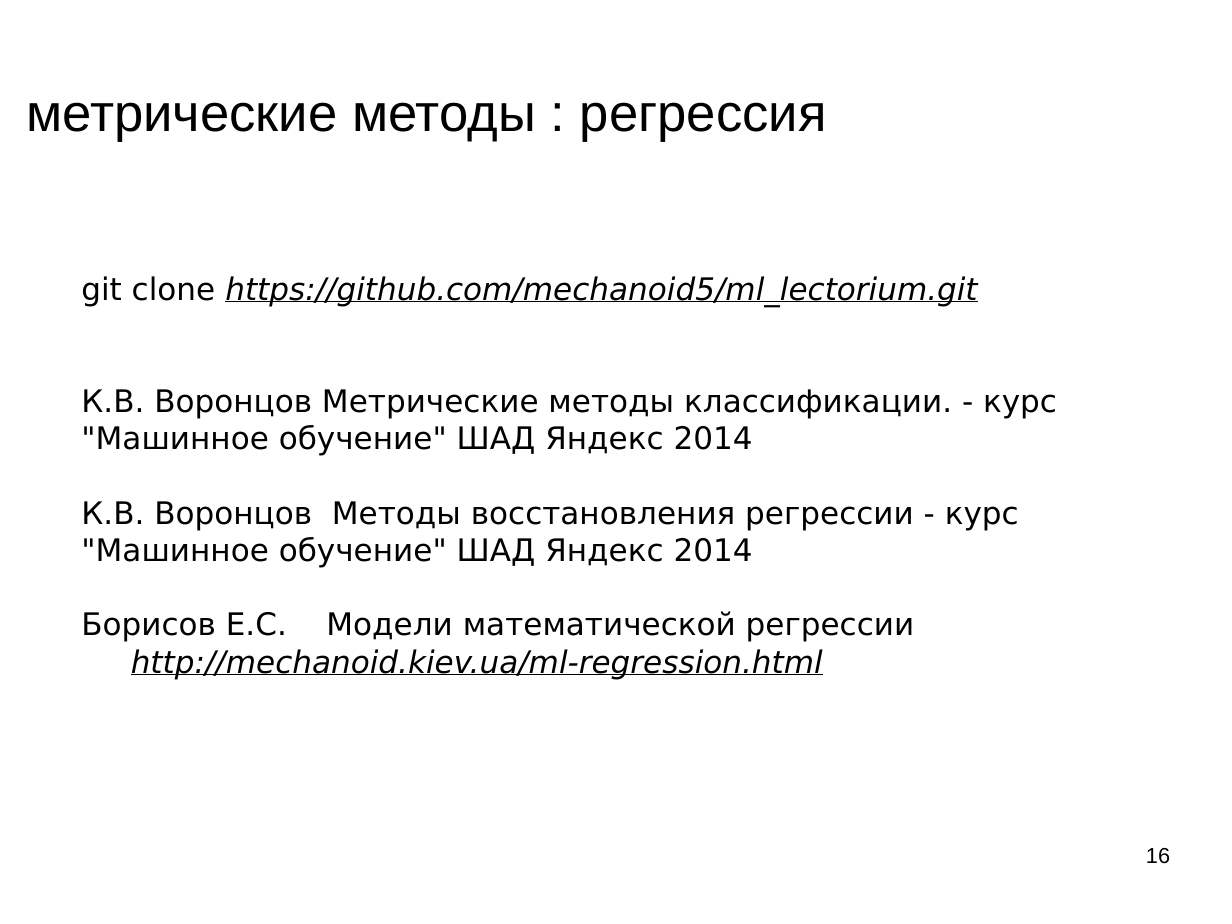
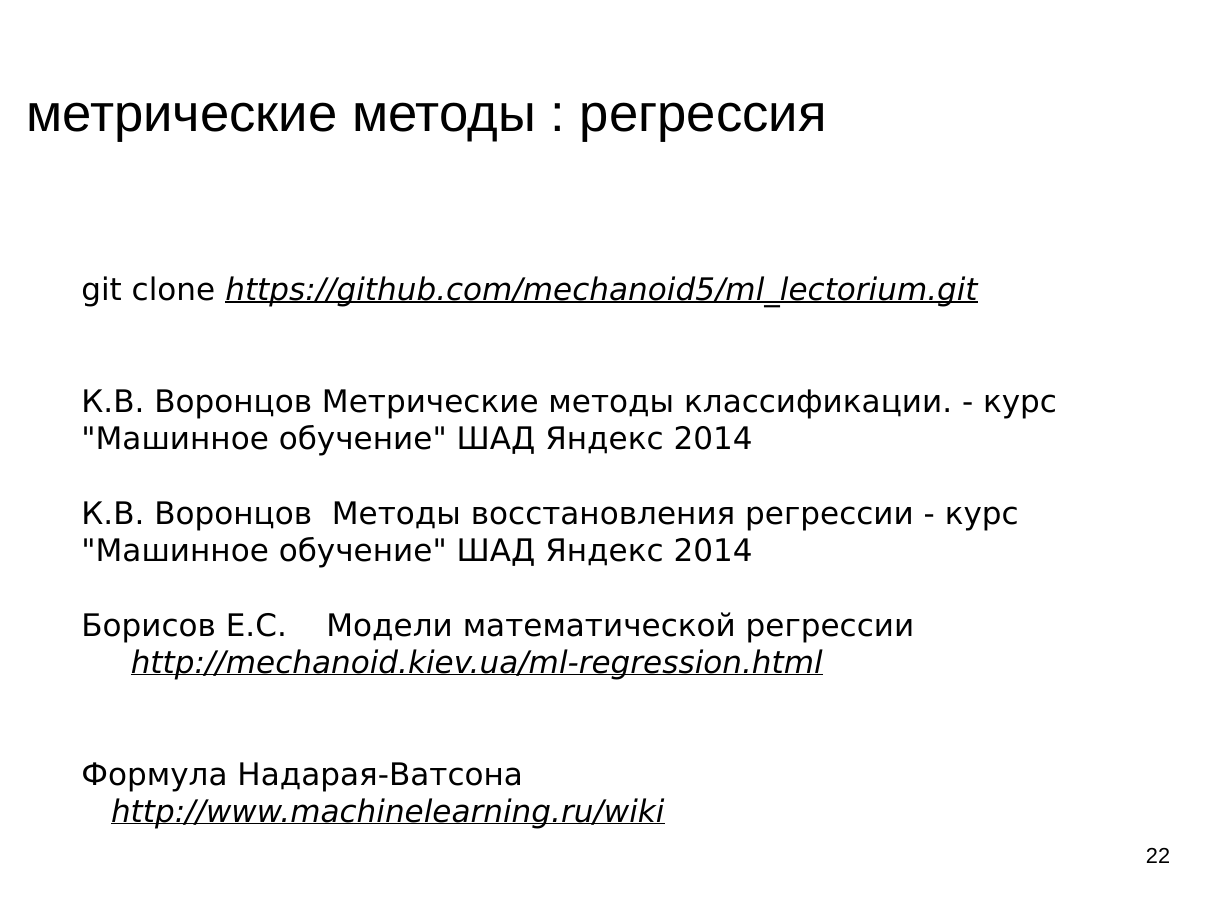
Before and after one commit to mechanoid5/ml_lectorium_legacy, a slide deck: slide 22 of 05-regression-metric.odp (slide 16 before the commit). Drawn at 1232x924 pixels with LibreOffice and Linux fonts; fonts in the diff are those of the drawing; background and template pictures are left out. Boxes give left, top, right and bottom in pixels: in the first picture for what was removed or moved away, otherwise in the second. Text is boxed around its words. In the diff, an @@ line names an element or a change of style, - is before the commit and + after.

```diff
--- a/05-regression-metric.odp
+++ b/05-regression-metric.odp
@@ text at [81,762,665,829]: paragraphs added @@
+Формула Надарая-Ватсона
+http://www.machinelearning.ru/wiki
@@ page number at [1146,848,1170,863]: text changed @@
-16
+22
```
Also in this commit, not shown: 5 other slides changed, 7 slides added, 1 slide removed.
